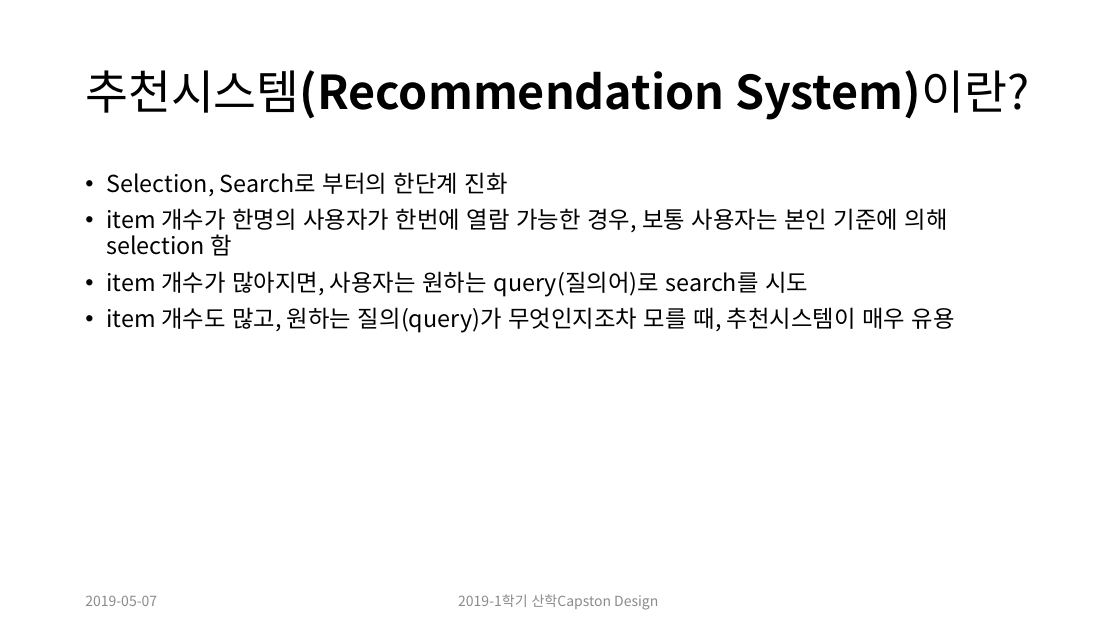
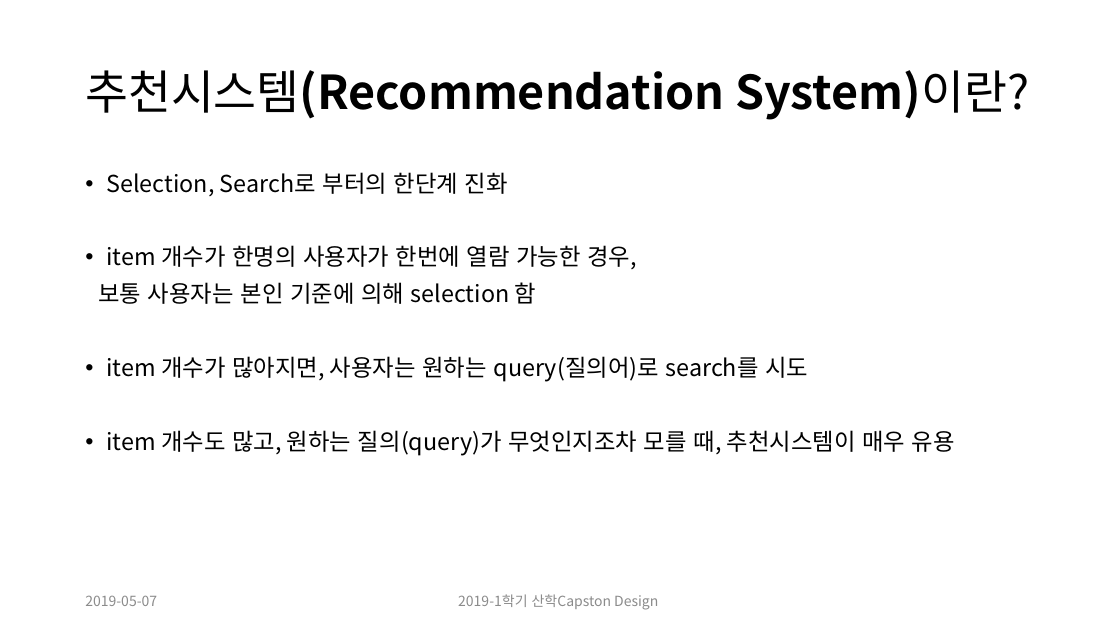
Before and after one commit to CheonSeounghyun/Coordination-Recommend, a slide deck: slide 5 of doc/9주차 ppt.pptx. Drawn at 1120x630 pixels with LibreOffice and Linux fonts; fonts in the diff are those of the drawing. Boxes give left, top, right and bottom in pixels: in the first picture for what was removed or moved away, otherwise in the second. Text is boxed around its words. In the diff, an @@ line names an element or a change of style, - is before the commit and + after.

```diff
--- a/doc/9주차 ppt.pptx
+++ b/doc/9주차 ppt.pptx
@@ text at (x1=98, y1=245, x2=637, y2=304): text changed @@
-• item 개수가 한명의 사용자가 한번에 열람 가능한 경우, 보통 사용자는 본인 기준에 의해 selection 함
+• item 개수가 한명의 사용자가 한번에 열람 가능한 경우,
+보통 사용자는 본인 기준에 의해 selection 함
```
Also in this commit, not shown: 3 other slides changed, 1 slide added.
